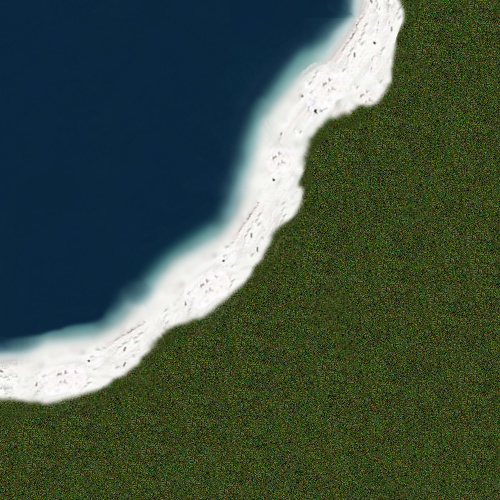
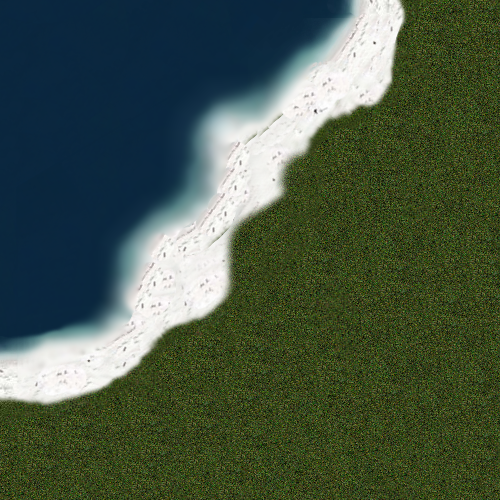
Layer changes from the first 500x500 image to the second:
painted on "Background" over box(57, 30, 327, 343)
